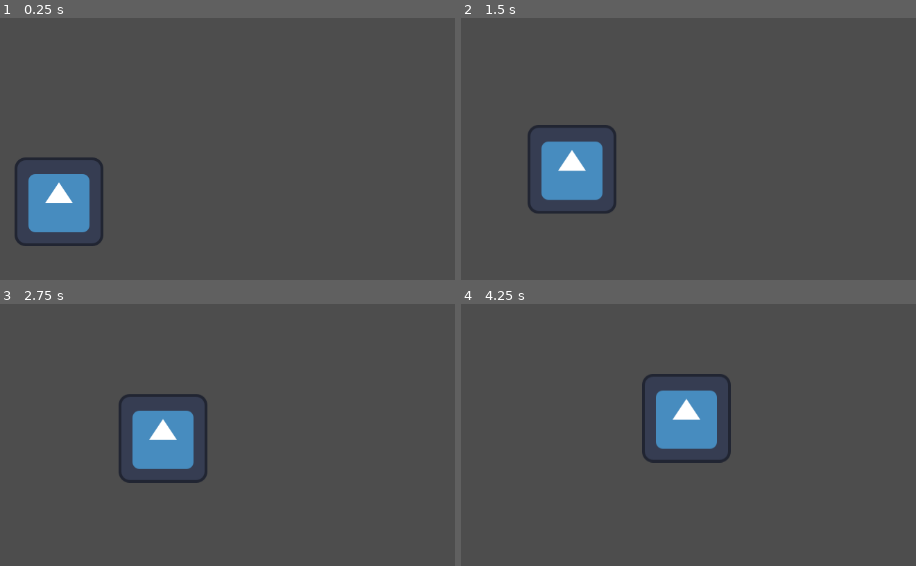
Above: before the commit, frames 1-4 (two rows, left to right).
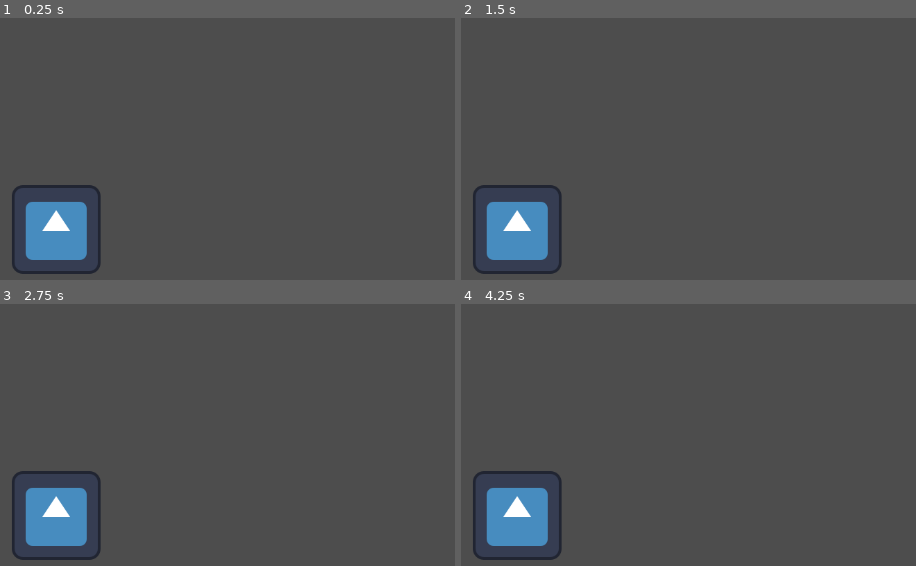
Above: after the commit, the same moments.

Repository: Oveof/gravity-ball
Game: Godot game, scene res://player/Player.tscn
Same seed, same stepped clock (60 frames per second), same inputs: the game is played once before the commit and once after it. The project has no main scene, so this scene is started directly. The engine's default icon, where the game draws it, is replaced by a stand-in: a white triangle on a blue panel in a dark square.
Inputs:
- Up to frame 1 (0.25 s): no input
- Up to frame 2 (1.5 s): hold Space (activate_gravity) 0.53-1.28 s; tap Space (activate_gravity) at 1.35 s
- Up to frame 3 (2.75 s): hold Space (activate_gravity) from 2.03 s (still down)
- Up to frame 4 (4.25 s): release Space (activate_gravity) at 2.78 s; tap Space (activate_gravity) at 2.85 s; hold Space (activate_gravity) from 3.53 s (still down)

The runs differ from the first frame. In frame 1, 4.5% of the frame differs, in the area x 2-23%, y 53-98%; in frame 2, 7.6%; in frame 3, 7.8%, in the area x 2-46%, y 34-98%; in frame 4, 7.8%.

Commit message:
feat: added camera to player

Diff:
--- a/player/Player.tscn
+++ b/player/Player.tscn
@@ -20,3 +20,6 @@
 [node name="CollisionShape2D" type="CollisionShape2D" parent="CharacterBody2D" unique_id=1389675515]
 position = Vector2(76, 73)
 shape = SubResource("RectangleShape2D_kne1u")
+
+[node name="Camera2D" type="Camera2D" parent="CharacterBody2D" unique_id=450292970]
+position = Vector2(75, 73)
